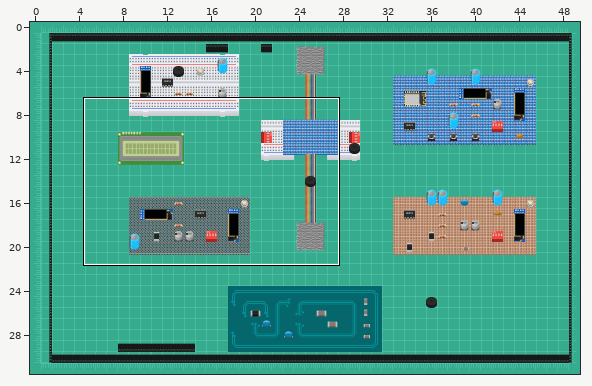
Two states of a Tiled map (JSON), src/maps/mastertest2.json. The picture above shows the old version from afar; the outline marks the close-up.
Close-up. The starting point:
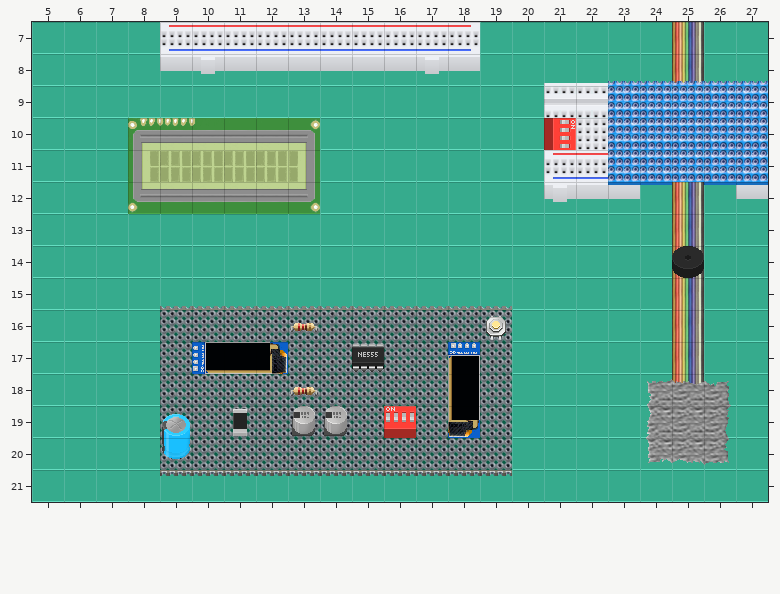
Cells are 32x32 px. Shown: x 5..27, y 7..21.
And afterwards:
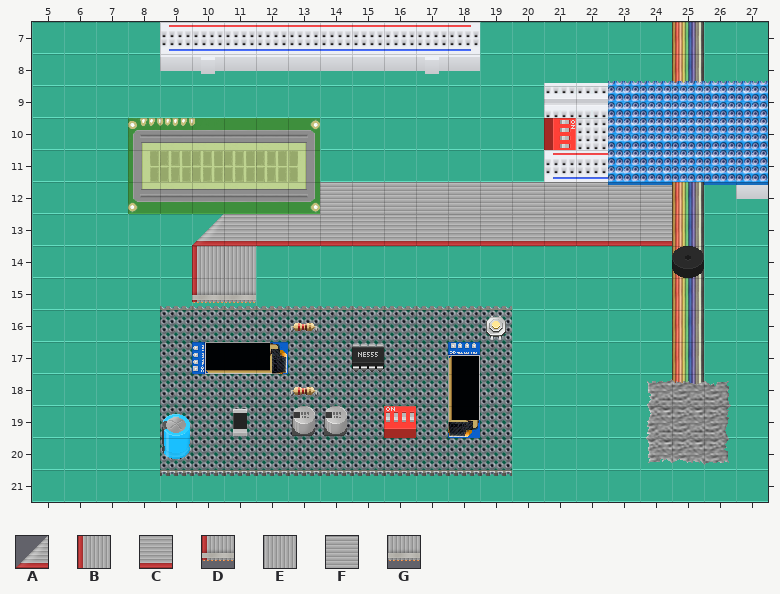
Key: from "floor_gaffa": A 17, B 26, C 26 flipped on the other diagonal, D 35, E 53, F 53 turned 90, G 62.
_ is an empty cell, . an unchanged one.
Author's note on the commit: testmap new with nice tiles
The edit:
--- layer "Routes"
@@ x 10..24 @@
-12 ....___________
-13 _______________
-14 __.............
-15 __.............
+12 ....FFFFFFFFFFF
+13 ACCCCCCCCCCCCCC
+14 BE.............
+15 DG.............
Pixel boxes of the changes (left, top, right, bottom) in both close-ups:
added: (192, 182, 672, 303)
